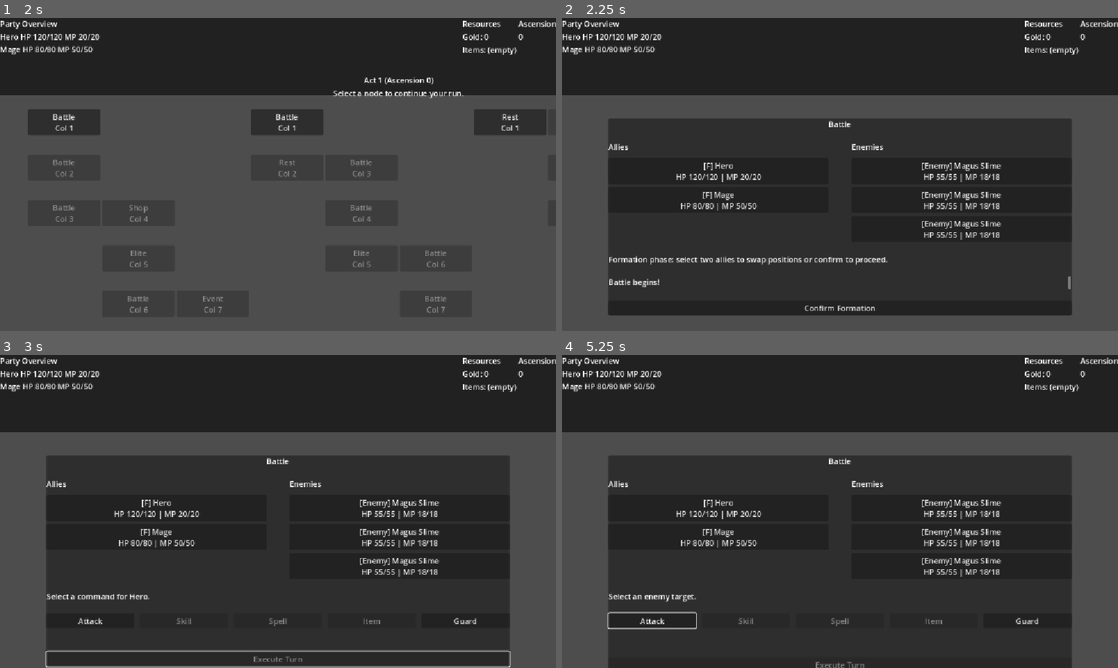
Above: before the commit, frames 1-4 (two rows, left to right).
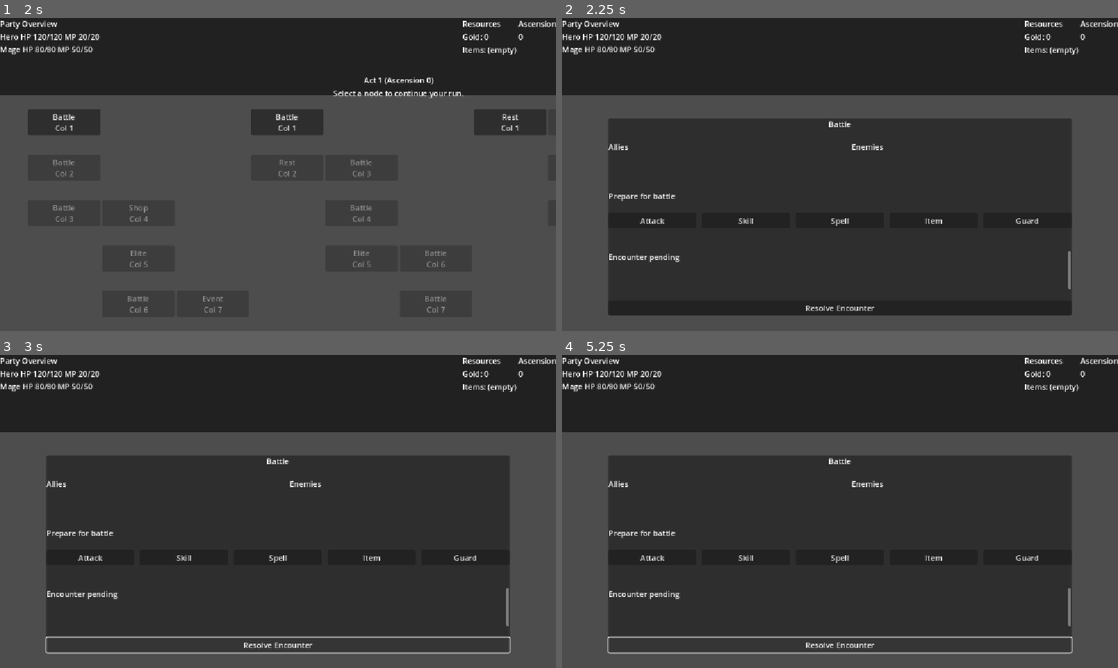
Above: after the commit, the same moments.

Repository: atmlhv/GodotTest
Game: Godot game, scene res://scenes/Title.tscn
Two runs of this game, one before a commit and one after it. Both use one fixed random seed, a clock stepped at 60 frames per second and the inputs below.
Inputs (mouse positions are in pixels of both pictures, inside the frame that each line leads up to):
- Up to frame 1 (2 s): click (289, 133) at 0.52 s; type "12" at 0.6 s; click "New Run" at 1.25 s
- Up to frame 2 (2.25 s): click "Battle Col 1" at 2 s
- Up to frame 3 (3 s): click "Confirm Formation" (after the commit: "Resolve Encounter") at 2.75 s
- Up to frame 4 (5.25 s): click (717, 508) at 3.5 s, where only the run before the commit has a clickable "[F] Hero HP 120/120 | MP 20/20"; click "Attack" at 4.25 s; click (840, 642) at 5 s, where only the run before the commit has a clickable "Magus Slime (55/55 HP)"

Frame 1 is identical in both runs. In frame 2, 2.6% of the frame differs, in the area x 8-92%, y 46-94%; in frame 3, 7.7%, in the area x 8-92%, y 46-100%; in frame 4, 7.3%.
Error after the commit: Parse Error: Used space character for indentation instead of tab as used before in the file. (res://scenes/Combat.gd:145)

Commit message:
Fix combat target selection callbacks

Diff:
--- a/scenes/Combat.gd
+++ b/scenes/Combat.gd
@@ -55,8 +55,6 @@
 var _pending_commands: Array[BattleCommand] = []
 var _current_actor_index: int = 0
 var _current_actor: BattleEntity
-var _target_callback: Callable = Callable()
-var _target_callback_args: Array = []
 var _cancel_target_callback: Callable = Callable()
 var _formation_selection: BattleEntity
 var _encounter_resolved: bool = false
@@ -145,9 +143,7 @@
 	_pending_commands.clear()
 	_current_actor = null
 	_formation_selection = null
-	_target_callback = Callable()
-	_target_callback_args.clear()
-	_cancel_target_callback = Callable()
+       _cancel_target_callback = Callable()
 	_battle_result = {}
 	_encounter_resolved = false
 	_turn_counter = 0
@@ -391,12 +387,10 @@
 		options_scroll.visible = false
 
 func _clear_targets() -> void:
-	_clear_target_buttons()
-	if target_scroll != null:
-		target_scroll.visible = false
-	_target_callback = Callable()
-	_target_callback_args.clear()
-	_cancel_target_callback = Callable()
+       _clear_target_buttons()
+       if target_scroll != null:
+               target_scroll.visible = false
+       _cancel_target_callback = Callable()
 
 func _clear_target_buttons() -> void:
 	if target_list == null:
@@ -423,49 +417,31 @@
 			option_button.pressed.connect(callback)
 		options_list.add_child(option_button)
 
-func _show_target_options(targets: Array[BattleEntity], label: String, cancelable: bool = true) -> void:
-	if target_scroll == null or target_list == null:
-		return
-	_clear_target_buttons()
-	if targets.is_empty():
-		target_scroll.visible = false
-		return
-	target_scroll.visible = true
-	if phase_label != null:
-		phase_label.text = label
-	var allow_selection: bool = _target_callback.is_valid()
-	for target in targets:
-		var button := Button.new()
-		button.text = "%s (%d/%d HP)" % [target.name, target.hp, target.max_hp]
-		button.disabled = not target.is_alive() or not allow_selection
-		button.focus_mode = Control.FOCUS_NONE
-		if allow_selection and not button.disabled:
-			button.pressed.connect(Callable(self, "_on_target_button_pressed").bind(target))
-		target_list.add_child(button)
-	if cancelable:
-		var cancel_button := Button.new()
-		cancel_button.text = tr("Cancel")
-		cancel_button.focus_mode = Control.FOCUS_NONE
-		if _cancel_target_callback.is_valid():
-			cancel_button.pressed.connect(Callable(self, "_invoke_cancel_callback").bind(_cancel_target_callback))
-		else:
-			cancel_button.pressed.connect(Callable(self, "_cancel_target_selection"))
-		target_list.add_child(cancel_button)
-
-func _on_target_button_pressed(target: BattleEntity) -> void:
-	if target == null:
-		return
-	if not _target_callback.is_valid():
-		return
-	var args: Array = [target]
-	for extra in _target_callback_args:
-		args.append(extra)
-	_target_callback.callv(args)
-
-func _invoke_cancel_callback(callback: Callable) -> void:
-	_clear_targets()
-	if callback.is_valid():
-		callback.call()
+func _show_target_options(buttons: Array[Dictionary], label: String, cancelable: bool = true) -> void:
+       if target_scroll == null or target_list == null:
+               return
+       _clear_target_buttons()
+       if buttons.is_empty():
+               target_scroll.visible = false
+               return
+       target_scroll.visible = true
+       if phase_label != null:
+               phase_label.text = label
+       for button_data in buttons:
+               var button := Button.new()
+               button.text = str(button_data.get("text", "Target"))
+               button.disabled = bool(button_data.get("disabled", false))
+               button.focus_mode = Control.FOCUS_NONE
+               var callback: Variant = button_data.get("callback")
+               if callback is Callable and (callback as Callable).is_valid() and not button.disabled:
+                       button.pressed.connect(callback)
+               target_list.add_child(button)
+       if cancelable:
+               var cancel_button := Button.new()
+               cancel_button.text = tr("Cancel")
+               cancel_button.focus_mode = Control.FOCUS_NONE
+               cancel_button.pressed.connect(Callable(self, "_cancel_target_selection"))
+               target_list.add_child(cancel_button)
 
 func _cancel_target_selection() -> void:
 	_clear_targets()
@@ -603,19 +579,37 @@
 			if targets.size() == 1:
 				_register_skill_command(actor, skill, [targets[0]])
 				return
-			_target_callback = Callable(self, "_on_skill_target_selected")
-			_target_callback_args = [actor, skill]
+			var buttons: Array[Dictionary] = []
+			for target in targets:
+				var disabled: bool = not target.is_alive()
+				var callback := Callable()
+				if not disabled:
+					callback = Callable(self, "_on_skill_target_selected").bind(target, actor, skill)
+				buttons.append({
+					"text": "%s (%d/%d HP)" % [target.name, target.hp, target.max_hp],
+					"disabled": disabled,
+					"callback": callback,
+				})
 			_cancel_target_callback = Callable(self, "_restore_command_prompt")
-			_show_target_options(targets, tr("Select an enemy target."))
+			_show_target_options(buttons, tr("Select an enemy target."))
 		"ally_single":
 			var allies: Array[BattleEntity] = _battle.get_live_allies()
 			if allies.size() == 1:
 				_register_skill_command(actor, skill, [allies[0]])
 				return
-			_target_callback = Callable(self, "_on_skill_target_selected")
-			_target_callback_args = [actor, skill]
+			var ally_buttons: Array[Dictionary] = []
+			for ally in allies:
+				var disabled: bool = not ally.is_alive()
+				var callback := Callable()
+				if not disabled:
+					callback = Callable(self, "_on_skill_target_selected").bind(ally, actor, skill)
+				ally_buttons.append({
+					"text": "%s (%d/%d HP)" % [ally.name, ally.hp, ally.max_hp],
+					"disabled": disabled,
+					"callback": callback,
+				})
 			_cancel_target_callback = Callable(self, "_restore_command_prompt")
-			_show_target_options(allies, tr("Select an ally target."))
+			_show_target_options(ally_buttons, tr("Select an ally target."))
 		"enemy_all":
 			_register_skill_command(actor, skill, _battle.get_live_enemies())
 		"ally_all":
@@ -683,10 +677,19 @@
 			if targets.is_empty():
 				_append_log(tr("No allies can receive the item."))
 				return
-			_target_callback = Callable(self, "_on_item_target_selected")
-			_target_callback_args = [slot_index, item_data]
+			var item_buttons: Array[Dictionary] = []
+			for target in targets:
+				var disabled: bool = not target.is_alive()
+				var callback := Callable()
+				if not disabled:
+					callback = Callable(self, "_on_item_target_selected").bind(target, slot_index, item_data)
+				item_buttons.append({
+					"text": "%s (%d/%d HP)" % [target.name, target.hp, target.max_hp],
+					"disabled": disabled,
+					"callback": callback,
+				})
 			_cancel_target_callback = Callable(self, "_restore_command_prompt")
-			_show_target_options(targets, tr("Select an ally for %s.") % _localize_item_name(item_data))
+			_show_target_options(item_buttons, tr("Select an ally for %s.") % _localize_item_name(item_data))
 		"escape":
 			var command := BattleCommand.new(_current_actor, BattleCommand.TYPE_ITEM)
 			command.item_id = item_id
Not shown, changed: CODING_GUIDELINES_MEMO.md
